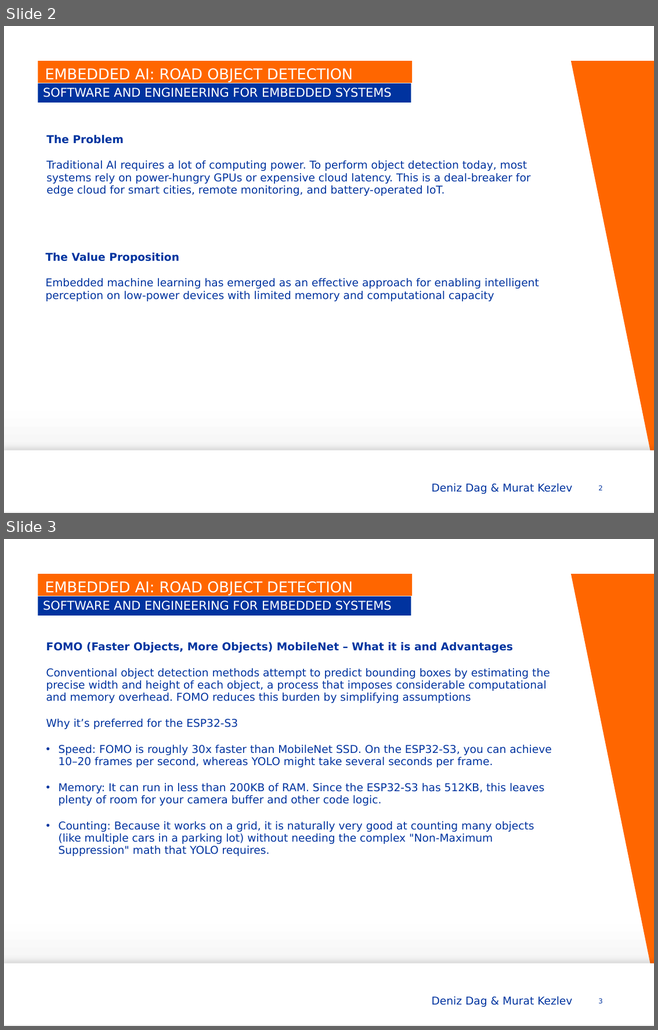
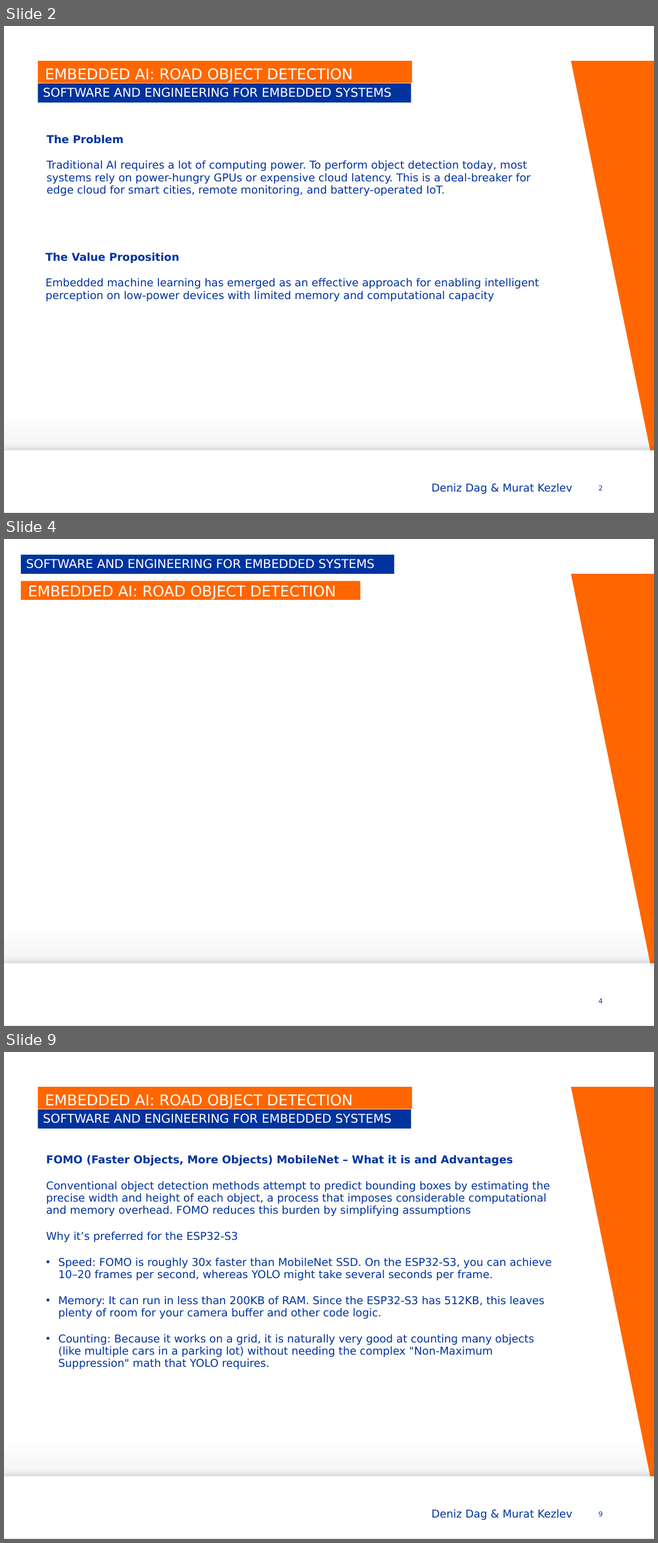
Before and after one commit to mkezlev/MACS-SEES-ObjectDetect, a slide deck: SEES Project Slides.pptx. Shown one above the other, each under a label of ours: slides 2 and 3 before the commit, slides 2, 4 and 9 after it; the slides between them are not shown. The pictures are 658x1030 and 658x1543 pixels, drawn with LibreOffice and Linux fonts; fonts in the diff are those of the drawing; background and template pictures are left out. Boxes give left, top, right and bottom in pixels: in the first picture for what was removed or moved away, otherwise in the second. Text is boxed around its words. In the diff, an @@ line names an element or a change of style, - is before the commit and + after.

```diff
--- a/SEES Project Slides.pptx
+++ b/SEES Project Slides.pptx
@@ slide 4 added at bbox=[4, 539, 654, 1026], background gradient #FFFFFF to #FEFEFE to #EDEDED; not listed: 1 template element that a slide beside it also shows @@
@@ subtitle added at bbox=[21, 555, 394, 574], fill #00339F, 13.5 pt, text #FFFFFF @@
+SOFTWARE AND ENGINEERING FOR EMBEDDED SYSTEMS
@@ title added at bbox=[21, 581, 360, 600], fill #FF6600, 16.5 pt, text #FFFFFF @@
+EMBEDDED AI: ROAD OBJECT DETECTION
@@ page number added at bbox=[598, 998, 602, 1004], 7.5 pt, text #00339F @@
+4
@@ what was slide 3 is now slide 9 @@
@@ page number at bbox=[598, 1511, 602, 1517]: text changed @@
-3
+9
```
Also in this commit, not shown: 1 slide changed, 5 other slides added.
